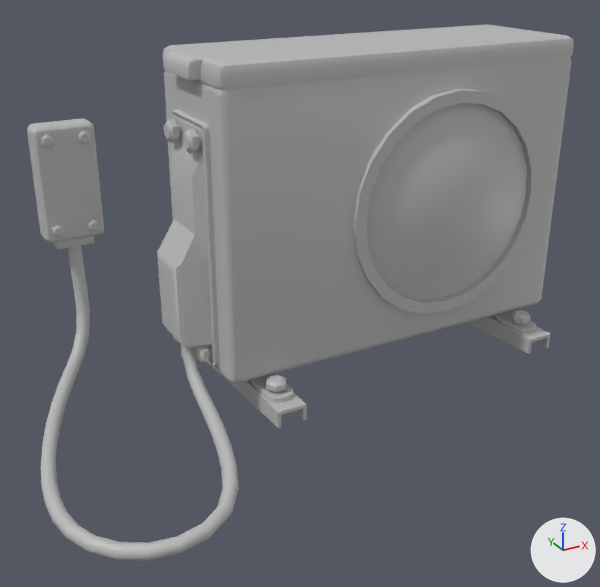
An edit to the FBX model Assets/Art_Assets/Streets/M_ACUnit/SM_ACUnit.fbx, drawn before and after from the same camera.
Before and after are seen from a camera (50 mm lens) standing at (-0.873, -1.51, 0.919) and looking at (-0.11, -0.122, 0.225). Every picture has the same lights, and +X, +Y and +Z are marked at lower right. Where no turn or scale is listed for an object, it has been applied to the vertices.

Before the edit, the objects in view are built like this:
```python
me_mesh = bpy.data.meshes.new('Mesh')
me_mesh.from_pydata(...)  # 248 vertices, 480 faces; spans x -0.684..-0.311, y -0.446..0.251, z -0.057..0.284
me_mesh.materials.append(mat_m_acunit)  # grey #bcbcbc
me_mesh_001 = bpy.data.meshes.new('Mesh.001')
me_mesh_001.from_pydata(...)  # 2879 vertices, 5400 faces; spans x -0.545..0.545, y -0.255..0.255, z -0.386..0.386
# faces by material slot: [5288, 112]
me_mesh_001.materials.append(mat_m_acunit)  # grey #bcbcbc
me_mesh_001.materials.append(mat_m_acunitfan)  # grey #bcbcbc
ob_sm_acunit = bpy.data.objects.new('SM_ACUnit', me_mesh_001)
ob_sm_acunit.location = (0.0, 0.0, 0.322)
ob_sm_acunit_wire = bpy.data.objects.new('SM_ACUnit_Wire', me_mesh)
ob_sm_acunit_wire.location = (0.0, 0.0, 0.0)
```
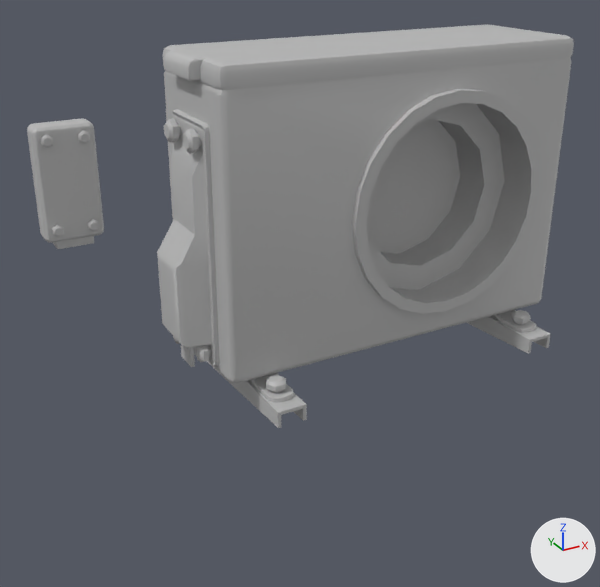
Location of each change, (x1, y1, x2, y2) in pixels of the pictures (600 x 587 px):
'SM_ACUnit_Wire', deleted: before (41, 246, 239, 561)
part 1 of me_mesh_001, deleted: before (366, 103, 527, 301)

What the commit changed:
me_mesh_001 is used by ob_sm_acunit; location (0.0, 0.0, 0.322).
me_mesh_001 had 2879 vertices, 5400 faces and spanned x -0.545..0.545, y -0.255..0.255, z -0.386..0.386.
me_mesh_001 now has 1296 vertices, 2272 faces and spans x -0.545..0.545, y -0.255..0.255, z -0.386..0.386.
me_mesh_001 part 1: 6 loose pieces with 1583 vertices, spanning x -0.002..0.44, y -0.215..-0.116, z -0.162..0.281, are deleted.
me_mesh_001 no longer uses material mat_m_acunitfan (grey #bcbcbc).
Object 'SM_ACUnit_Wire' (ob_sm_acunit_wire) is deleted.
